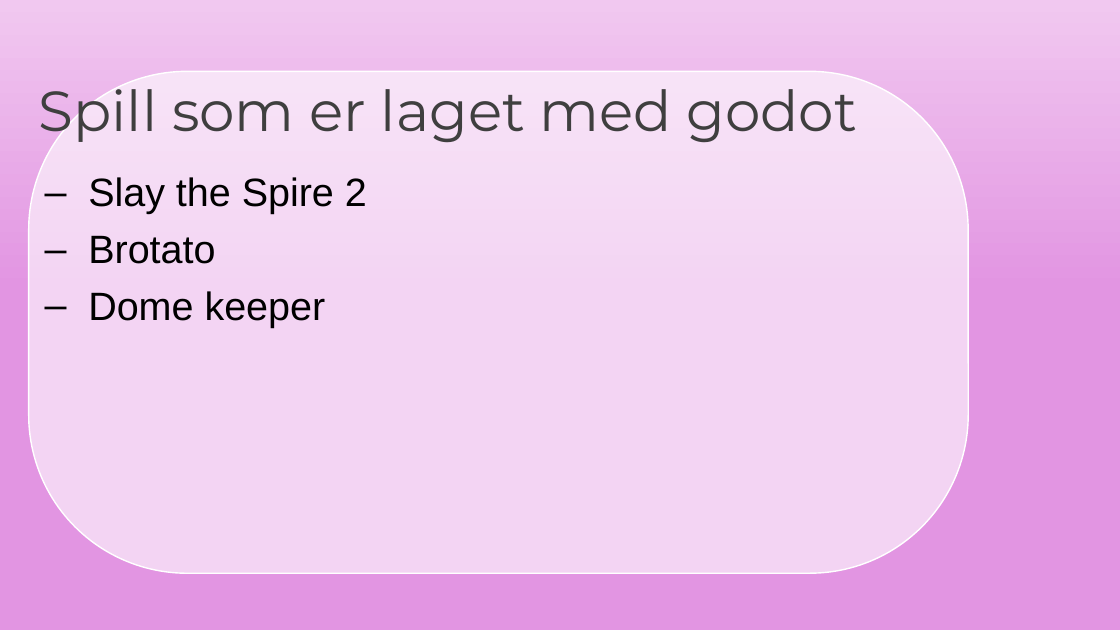
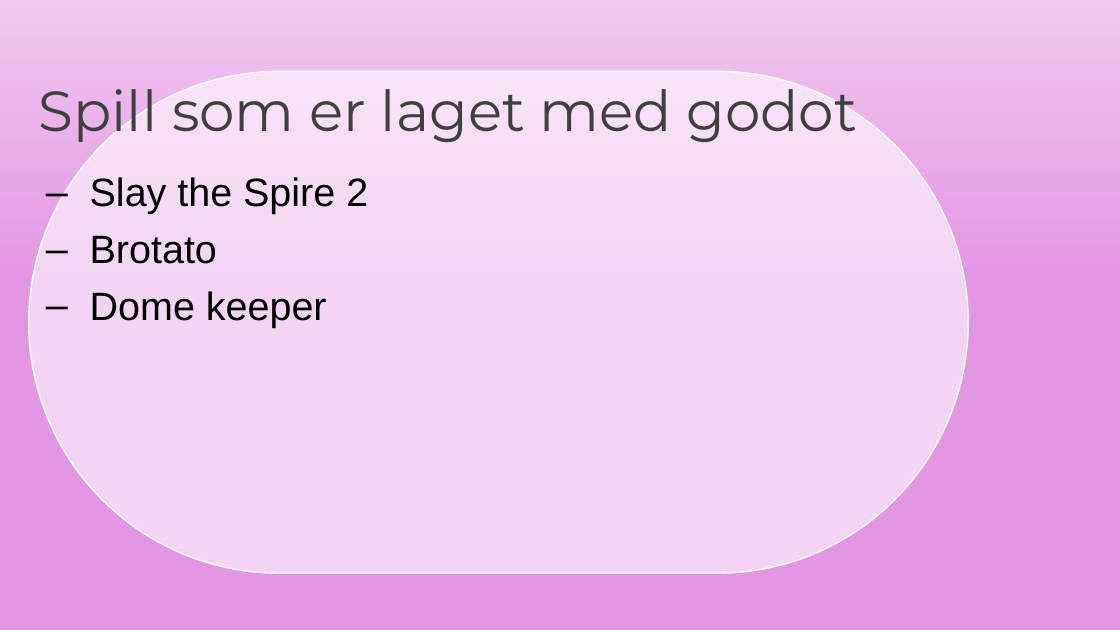
Before and after one commit to nuclearmayhem1/PapirStridsvogner, a slide deck: slide 2 of GodotIntroKurs.odp. Drawn at 1120x630 pixels with LibreOffice and Linux fonts; fonts in the diff are those of the drawing; background and template pictures are left out. Boxes give left, top, right and bottom in pixels: in the first picture for what was removed or moved away, otherwise in the second. Text is boxed around its words. In the diff, an @@ line names an element or a change of style, - is before the commit and + after.

```diff
--- a/GodotIntroKurs.odp
+++ b/GodotIntroKurs.odp
@@ rounded rectangle at (28, 71, 969, 573): proportions changed @@
@@ title "Slay the Spire 2" at (90, 177, 368, 328): indent changed @@
```
Also in this commit, not shown: 16 other slides changed, 1 slide added.
